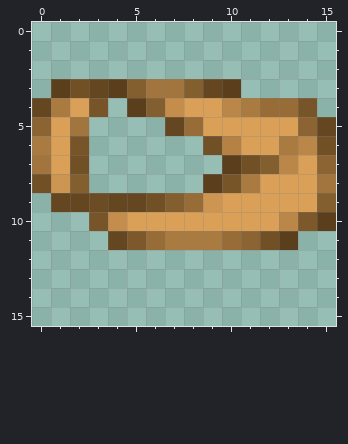
A pixel-art sprite gets an edit: textures/slingshot_rubber_band-old.png. That is the earlier state.
The file is 16x16 pixels. Pixels under 10% opacity are left out. Colours within 5 levels of each other are drawn and written as one.
Once edited:
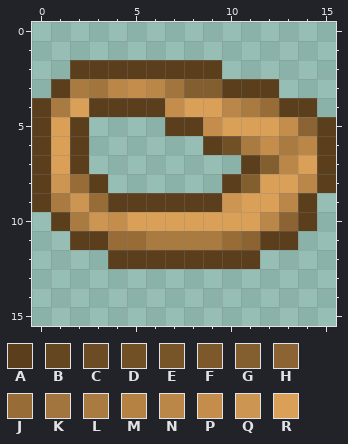
Palette (. is transparent): A #5b3f1d  B #644621  C #6b4c24  D #715026  E #775529  F #7d582b  G #835e2f  H #8c6433  J #976c37  K #a1753d  L #a97b40  M #b58244  N #bb8748  P #c48d4b  Q #cc9551  R #dba057
Message: Touch up old rubber band texture
Edits made:
@@ x 0..15 @@
  1 ................
- 2 ................
- 3 .ADBAGKKGBA.....
- 4 BLRE.AGPRRNLJJE.
- 5 HRK....BJRRRRRHB
- 6 LRE......DMRRLND
- 7 KRD.......ADGNRH
- 8 DQG......AELRRRK
- 9 .BBCBBDGJQRRRRRG
-10 ...EPRRRRRRRRNFA
-11 ....BFJLLLJHDA..
-12 ................
+ 2 ..AAAAAAAA......
+ 3 .ALKNPNKGGAAA...
+ 4 ALRAAAAPRRNLJAA.
+ 5 ARA....AAPRRRPHA
+ 6 ARA......ADLPLNA
+ 7 ARA........AGNRA
+ 8 AQJA......AGRRNA
+ 9 ALQJAAAAAAQRRNA.
+10 .ALQPRRRRRRRNHA.
+11 ..AAJJLLLLJHAA..
+12 ....AAAAAAAA....
 13 ................
Boxes around the changes in both pictures, in picture pixels (x1, y1, x2, y2):
changed: (32, 60, 336, 269)
